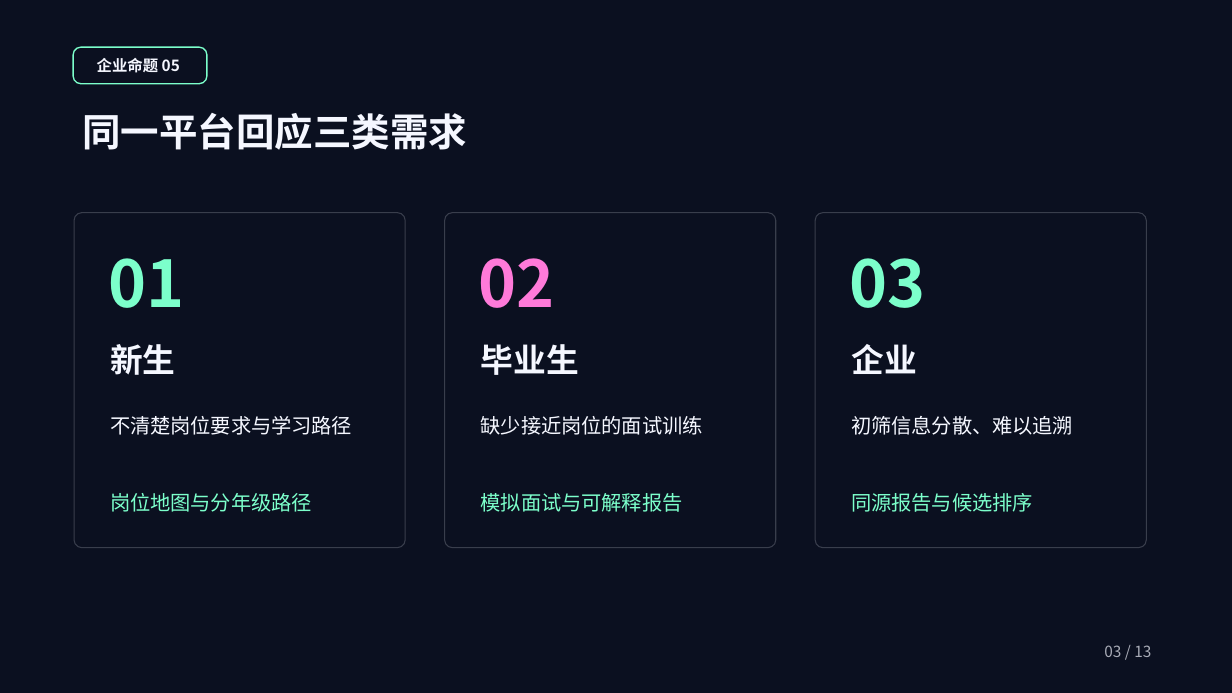
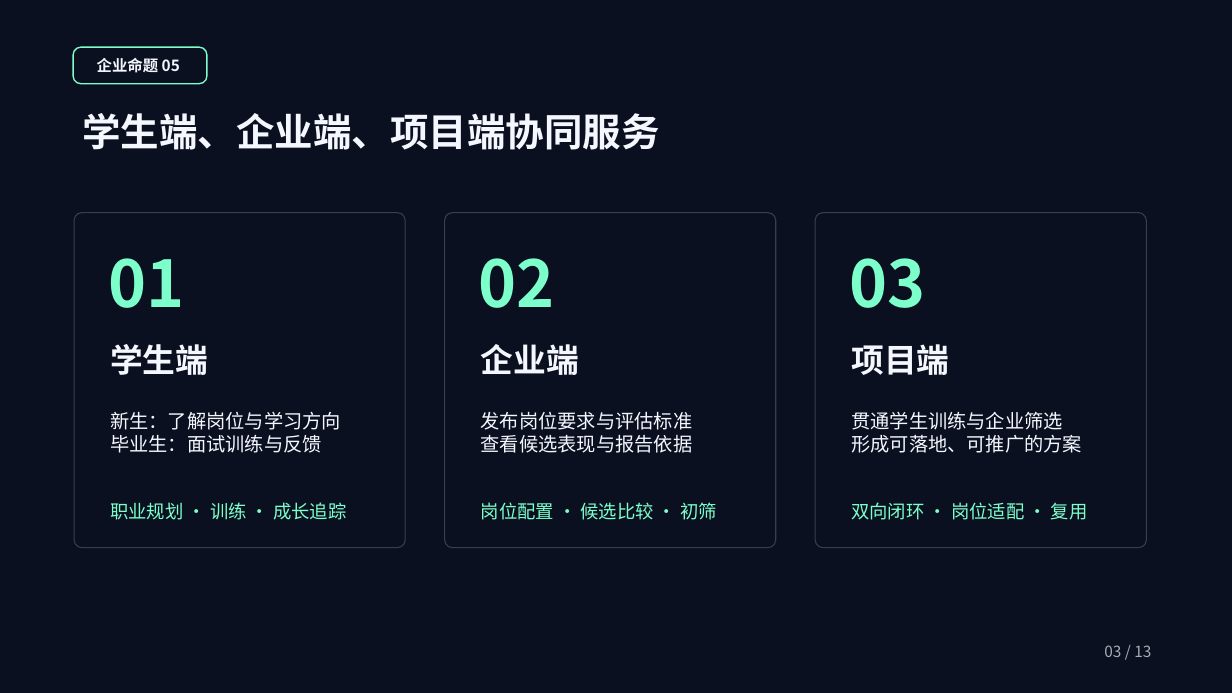
Before and after one commit to a1610064859-beep/ai_interview_hub, a slide deck: slide 3 of deliverables/项目验收汇报_极光版.pptx. Drawn at 1232x693 pixels with LibreOffice and Linux fonts; fonts in the diff are those of the drawing; background and template pictures are left out. Boxes give left, top, right and bottom in pixels: in the first picture for what was removed or moved away, otherwise in the second. Text is boxed around its words. In the diff, an @@ line names an element or a change of style, - is before the commit and + after.

Commit message:
T11: 按批注修订项目介绍并同步PDF

```diff
--- a/deliverables/项目验收汇报_极光版.pptx
+++ b/deliverables/项目验收汇报_极光版.pptx
@@ text at box(82, 113, 659, 150): text changed @@
-同一平台回应三类需求
+学生端、企业端、项目端协同服务
@@ text "02" at box(479, 258, 555, 308): text colour #FF7AD9 to #7CFFCB @@
@@ text at box(110, 344, 208, 375): text changed @@
-新生
+学生端
@@ text at box(481, 344, 579, 375): text changed @@
-毕业生
+企业端
@@ text at box(851, 344, 949, 375): text changed @@
-企业
+项目端
@@ text at box(110, 411, 341, 453): text changed; size 15.8 to 15 pt @@
-不清楚岗位要求与学习路径
+新生：了解岗位与学习方向
+毕业生：面试训练与反馈
@@ text at box(481, 411, 693, 453): text changed; size 15.8 to 15 pt @@
-缺少接近岗位的面试训练
+发布岗位要求与评估标准
+查看候选表现与报告依据
@@ text at box(851, 412, 1082, 453): text changed; size 15.8 to 15 pt @@
-初筛信息分散、难以追溯
+贯通学生训练与企业筛选
+形成可落地、可推广的方案
@@ text at box(110, 502, 346, 520): text changed; size 15.8 to 14.2 pt @@
-岗位地图与分年级路径
+职业规划 · 训练 · 成长追踪
@@ text at box(481, 502, 717, 520): text changed; size 15.8 to 14.2 pt @@
-模拟面试与可解释报告
+岗位配置 · 候选比较 · 初筛
@@ text at box(851, 502, 1088, 520): text changed; size 15.8 to 14.2 pt @@
-同源报告与候选排序
+双向闭环 · 岗位适配 · 复用
```
Also in this commit, not shown: 9 other slides changed, 2 slides added, 2 slides removed, 1 other file.
